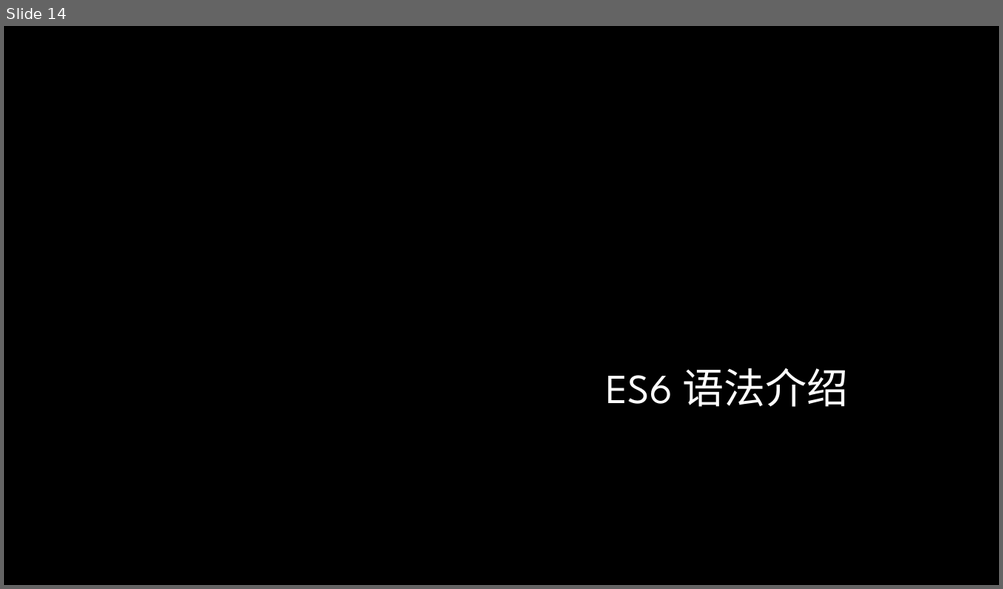
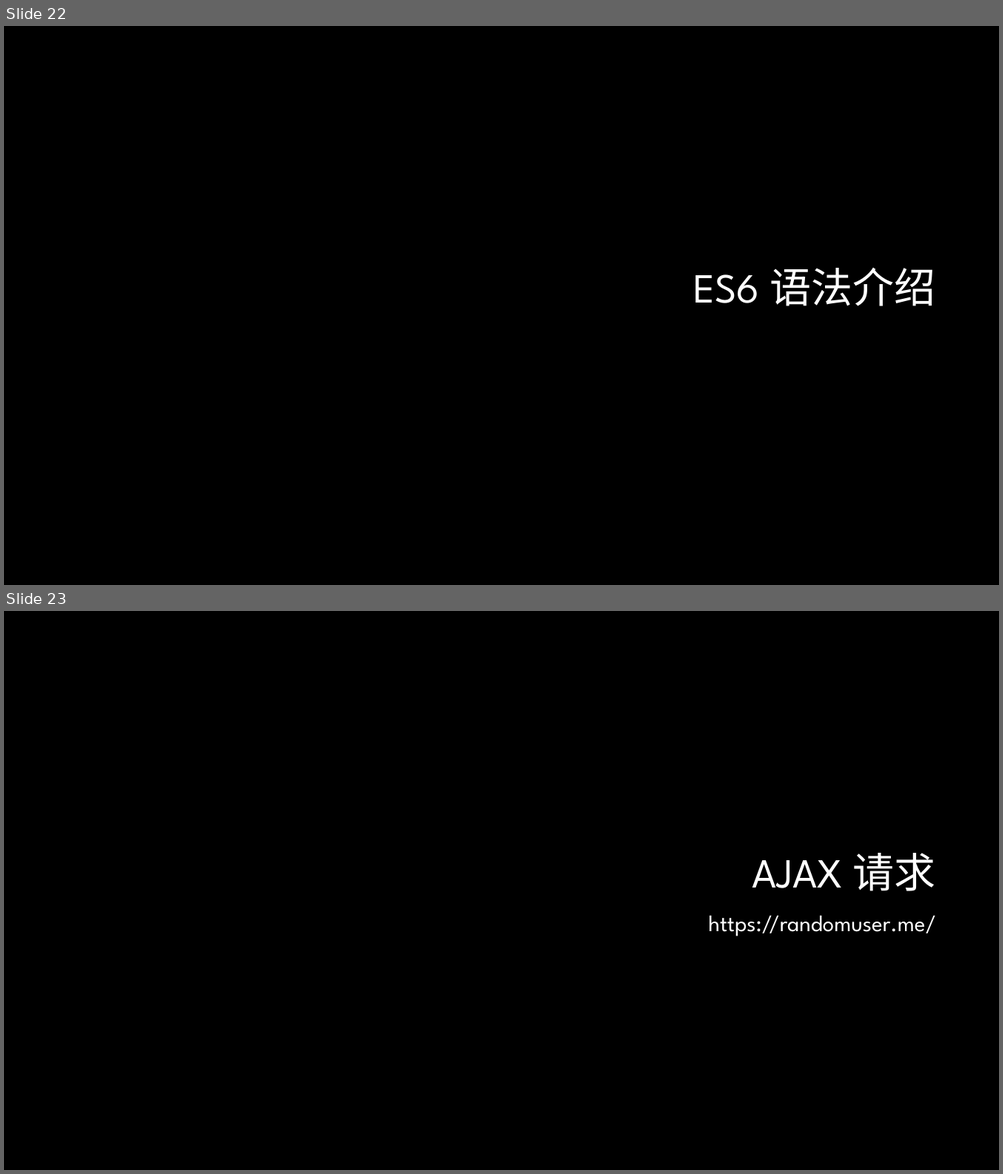
Before and after one commit to lee813/ECVFrontend, a slide deck: 前端课程.pptx. Shown one above the other, each under a label of ours: slide 14 before the commit, slides 22 and 23 after it. The pictures are 1003x589 and 1003x1174 pixels, drawn with LibreOffice and Linux fonts; fonts in the diff are those of the drawing; background and template pictures are left out. Boxes give left, top, right and bottom in pixels: in the first picture for what was removed or moved away, otherwise in the second. Text is boxed around its words. In the diff, an @@ line names an element or a change of style, - is before the commit and + after.

```diff
--- a/前端课程.pptx
+++ b/前端课程.pptx
@@ slide 23 added at (x1=4, y1=611, x2=999, y2=1170), background #000000 @@
@@ title added at (x1=751, y1=853, x2=935, y2=891), 40 pt, text #FFFFFF @@
+AJAX 请求
@@ text added at (x1=708, y1=915, x2=936, y2=937), 22 pt, text #FFFFFF @@
+https://randomuser.me/
@@ what was slide 14 is now slide 22 @@
@@ slide 22 changed as well @@
@@ title "ES6 语法介绍" moved from (x1=606, y1=369, x2=848, y2=407) to (x1=693, y1=268, x2=936, y2=306) @@
@@ title "ES6 语法介绍" at (x1=693, y1=268, x2=936, y2=306): text colour gradient #FFFFFF to #A6A6A6 to #FFFFFF; line spacing 1 to 0.9 @@
```
Also in this commit, not shown: 13 other slides changed, 36 other slides added, 1 slide removed, 1 other file.
